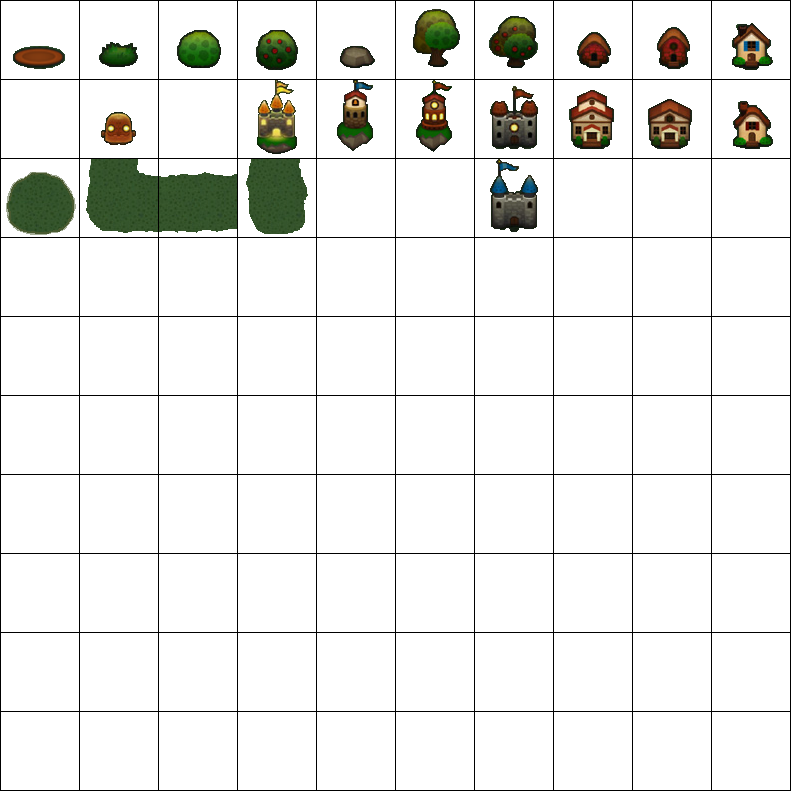
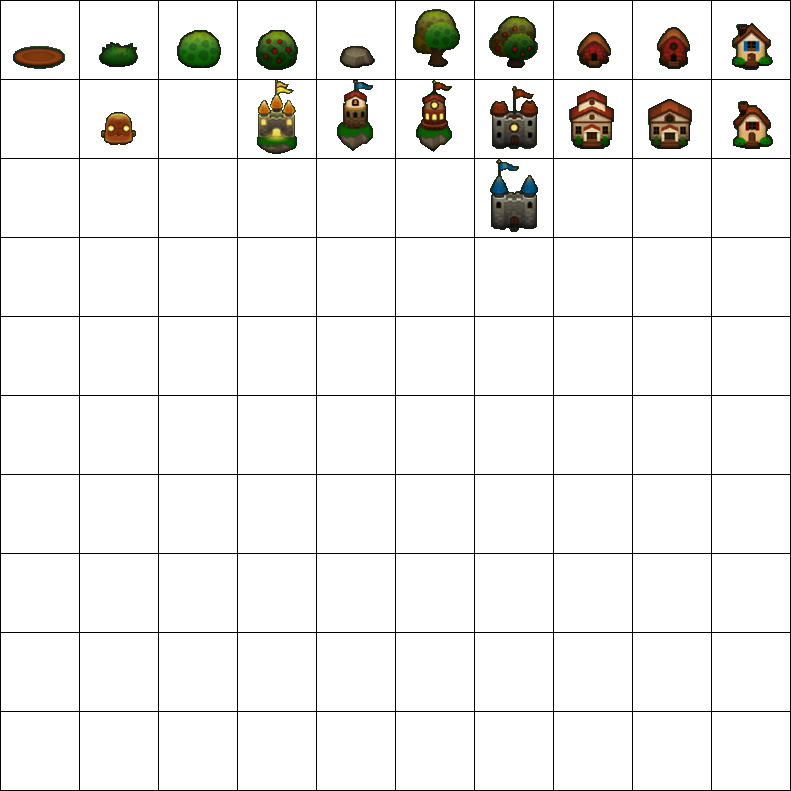
Layered file, before and after one edit (791x791). Changes by layer:
painted on "Layer 16" over <box>6,159,308,235</box>
removed layer "Layer 15" over <box>6,159,308,235</box>
